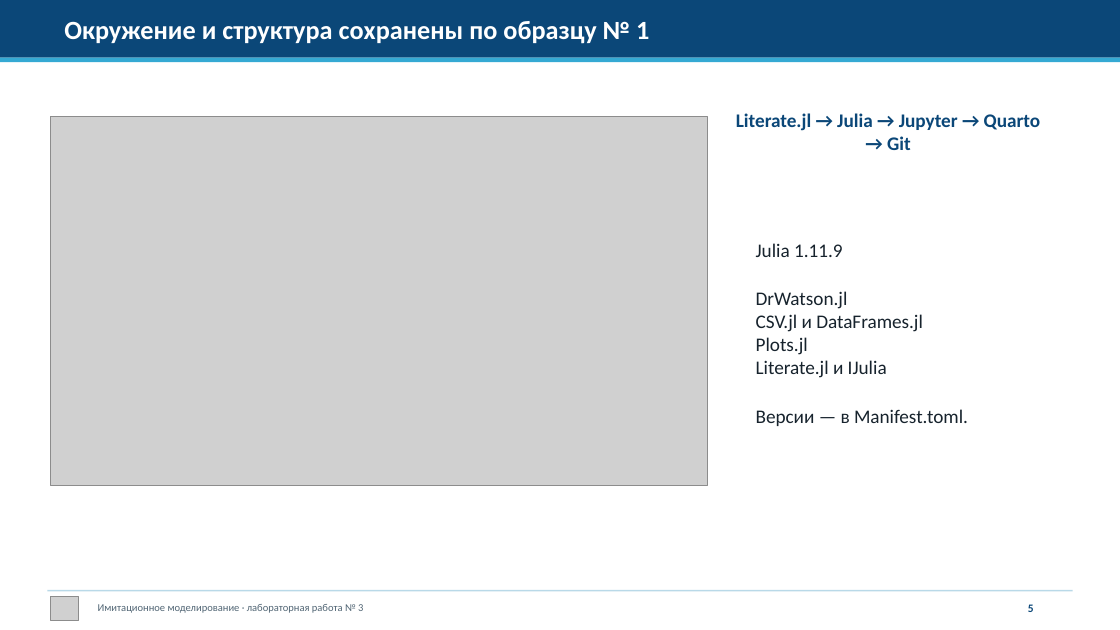
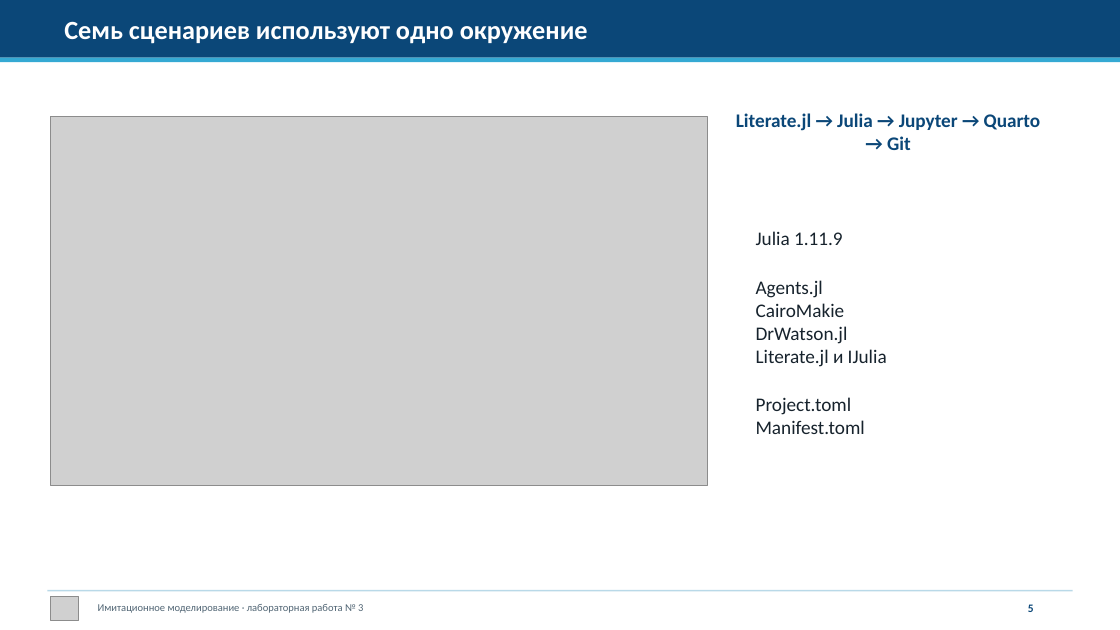
Before and after one commit to dakuokkonen1/study-2026-simulation-modeling, a slide deck: slide 5 of labs/lab03/presentation/simulation-modeling-lab03-presentation.pptx. Drawn at 1120x630 pixels with LibreOffice and Linux fonts; fonts in the diff are those of the drawing; grey boxes stand for pictures. Boxes give left, top, right and bottom in pixels: in the first picture for what was removed or moved away, otherwise in the second. Text is boxed around its words. In the diff, an @@ line names an element or a change of style, - is before the commit and + after.

```diff
--- a/labs/lab03/presentation/simulation-modeling-lab03-presentation.pptx
+++ b/labs/lab03/presentation/simulation-modeling-lab03-presentation.pptx
@@ text at [64,21,588,44]: text changed @@
-Окружение и структура сохранены по образцу № 1
+Семь сценариев используют одно окружение
@@ text at [756,280,845,317]: paragraphs added @@
+Agents.jl
+CairoMakie
@@ text at [756,314,923,355]: paragraphs removed @@
-CSV.jl и DataFrames.jl
-Plots.jl
@@ text at [756,397,865,434]: text changed @@
-Версии — в Manifest.toml.
+Project.toml
+Manifest.toml
```
Also in this commit, not shown: 3 other slides changed, 13 slides added, 11 slides removed, 14 other files.
